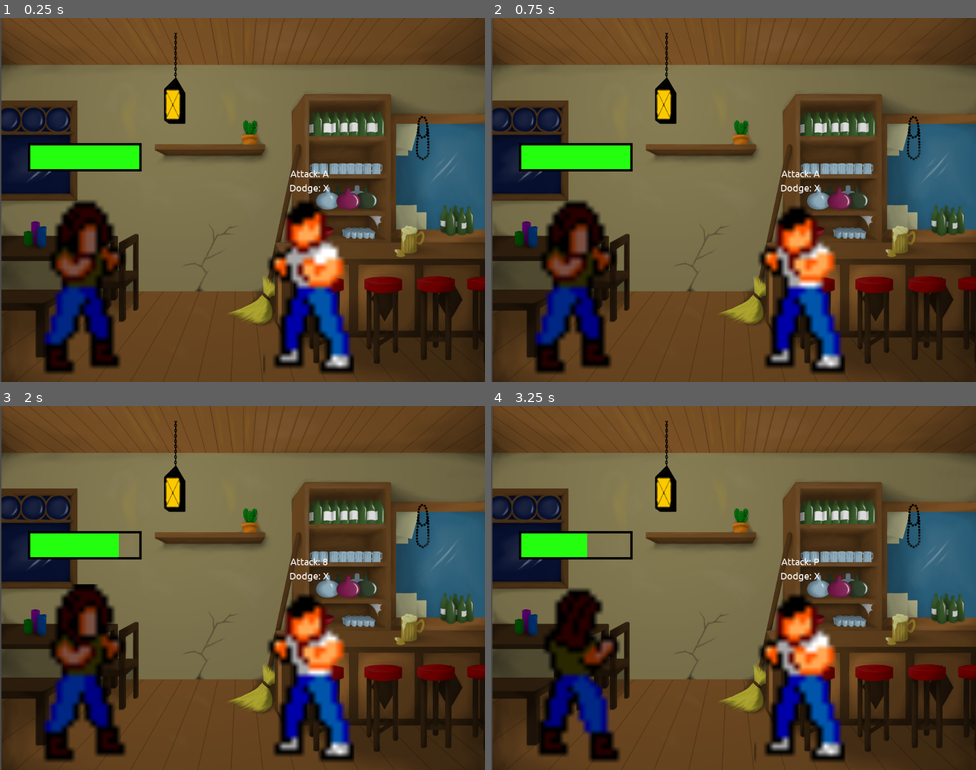
Above: before the commit, frames 1-4 (two rows, left to right).
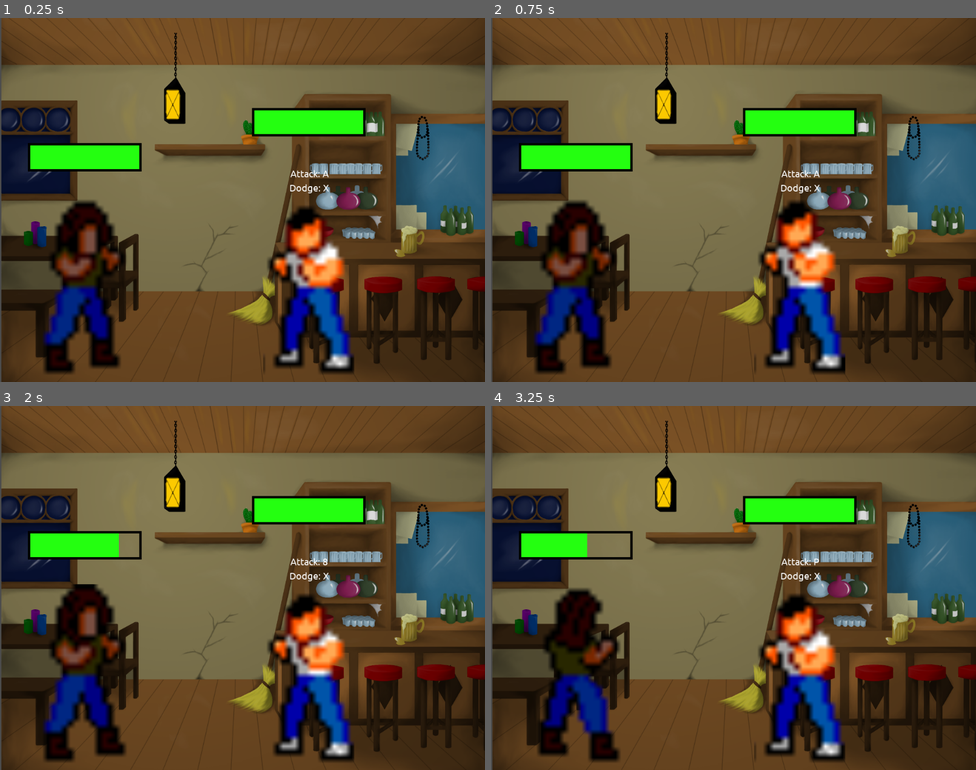
Above: after the commit, the same moments.

Repository: Dahl99/IMT2581_GroupJam
Game: Godot game, scene res://source/game_manager/game_manager.tscn
Two runs of this game, one before a commit and one after it. Both use one fixed random seed, a clock stepped at 60 frames per second and the inputs below.
Inputs:
- Up to frame 1 (0.25 s): no input
- Up to frame 2 (0.75 s): tap 8 (8) at 0.6 s
- Up to frame 3 (2 s): tap A (A) at 0.8, 1.35 s; tap P (P) at 1.55 s
- Up to frame 4 (3.25 s): tap P (P) at 2.1 s; tap 8 (8) at 2.3, 2.85 s; tap A (A) at 3.05 s

The runs differ from the first frame. In frame 1, 2.7% of the frame differs, in the area x 51-76%, y 24-67%; in frame 2, 2.8%, in the area x 51-76%, y 24-98%; in frame 3, 1.9%; in frame 4, 1.9%.

Commit message:
Added health bar to the player

Diff:
--- a/source/player/player.gd
+++ b/source/player/player.gd
@@ -9,6 +9,8 @@
 onready var _timer_attack = $TimerAttack
 onready var _timer_dodge = $TimerDodge
 onready var _timer_hurt = $TimerHurt
+
+onready var _health_bar = $TextureProgress
 
 const _attack_text = "Attack: "
 const _dodge_text = "Dodge: "
@@ -62,6 +64,7 @@
 func _hurt():
 	_health -= 1
 
+	_health_bar.value = _health
 	if _health <= 0:
 		$Animation.play("die")
 	else:
--- a/source/player/player.tscn
+++ b/source/player/player.tscn
@@ -1,6 +1,6 @@
-[gd_scene load_steps=17 format=2]
+[gd_scene load_steps=19 format=2]
 
-[ext_resource path="res://assets/player/Renegade_Idle_1_strip4.png" type="Texture" id=1]
+[ext_resource path="res://source/menus/health_bar.png" type="Texture" id=1]
 [ext_resource path="res://source/player/player.gd" type="Script" id=2]
 [ext_resource path="res://assets/player/Renegade_Punch_2.png" type="Texture" id=3]
 [ext_resource path="res://assets/player/Renegade_Punch_1.png" type="Texture" id=4]
@@ -8,47 +8,44 @@
 [ext_resource path="res://assets/player/Renegade_Over_Throw_strip2.png" type="Texture" id=6]
 [ext_resource path="res://assets/player/Renegade_Hurt.png" type="Texture" id=7]
 [ext_resource path="res://assets/fonts/Ubuntu-Regular.ttf" type="DynamicFontData" id=8]
+[ext_resource path="res://source/menus/health_bar_green.png" type="Texture" id=9]
+[ext_resource path="res://assets/player/Renegade_Idle_1_strip4.png" type="Texture" id=10]
 
-[sub_resource type="AtlasTexture" id=7]
+[sub_resource type="AtlasTexture" id=1]
 flags = 4
-atlas = ExtResource( 1 )
+atlas = ExtResource( 10 )
 region = Rect2( 0, 0, 16, 32 )
 
-[sub_resource type="AtlasTexture" id=8]
+[sub_resource type="AtlasTexture" id=2]
 flags = 4
-atlas = ExtResource( 1 )
+atlas = ExtResource( 10 )
 region = Rect2( 16, 0, 16, 32 )
 
-[sub_resource type="AtlasTexture" id=9]
+[sub_resource type="AtlasTexture" id=3]
 flags = 4
-atlas = ExtResource( 1 )
+atlas = ExtResource( 10 )
 region = Rect2( 32, 0, 16, 32 )
 
-[sub_resource type="AtlasTexture" id=10]
+[sub_resource type="AtlasTexture" id=4]
 flags = 4
-atlas = ExtResource( 1 )
+atlas = ExtResource( 10 )
 region = Rect2( 48, 0, 16, 32 )
 
-[sub_resource type="AtlasTexture" id=11]
+[sub_resource type="AtlasTexture" id=5]
 flags = 4
 atlas = ExtResource( 6 )
 region = Rect2( 0, 0, 24, 32 )
 
-[sub_resource type="AtlasTexture" id=12]
+[sub_resource type="AtlasTexture" id=6]
 flags = 4
 atlas = ExtResource( 6 )
 region = Rect2( 24, 0, 24, 32 )
 
-[sub_resource type="SpriteFrames" id=5]
+[sub_resource type="SpriteFrames" id=7]
 animations = [ {
-"frames": [ SubResource( 7 ), SubResource( 8 ), SubResource( 9 ), SubResource( 10 ) ],
+"frames": [ SubResource( 1 ), SubResource( 2 ), SubResource( 3 ), SubResource( 4 ) ],
 "loop": true,
 "name": "idle",
-"speed": 5.0
-}, {
-"frames": [ SubResource( 11 ), SubResource( 12 ) ],
-"loop": true,
-"name": "dodge",
 "speed": 5.0
 }, {
 "frames": [ ExtResource( 4 ), ExtResource( 3 ) ],
@@ -56,18 +53,23 @@
 "name": "attack",
 "speed": 5.0
 }, {
-"frames": [ ExtResource( 5 ) ],
+"frames": [ SubResource( 5 ), SubResource( 6 ) ],
 "loop": true,
-"name": "die",
+"name": "dodge",
 "speed": 5.0
 }, {
 "frames": [ ExtResource( 7 ) ],
 "loop": true,
 "name": "hurt",
 "speed": 5.0
+}, {
+"frames": [ ExtResource( 5 ) ],
+"loop": true,
+"name": "die",
+"speed": 5.0
 } ]
 
-[sub_resource type="DynamicFont" id=6]
+[sub_resource type="DynamicFont" id=8]
 size = 20
 font_data = ExtResource( 8 )
 
@@ -76,8 +78,9 @@
 
 [node name="Animation" type="AnimatedSprite" parent="."]
 scale = Vector2( 12, 12 )
-frames = SubResource( 5 )
+frames = SubResource( 7 )
 animation = "idle"
+frame = 1
 playing = true
 flip_h = true
 
@@ -114,6 +117,19 @@
 [node name="TimerHurt" type="Timer" parent="."]
 wait_time = 0.5
 one_shot = true
+
+[node name="TextureProgress" type="TextureProgress" parent="."]
+margin_left = -120.0
+margin_top = -377.759
+margin_right = 120.0
+margin_bottom = -317.759
+max_value = 5.0
+value = 5.0
+texture_over = ExtResource( 1 )
+texture_progress = ExtResource( 9 )
+__meta__ = {
+"_edit_use_anchors_": false
+}
 [connection signal="timeout" from="TimerAttack" to="." method="_on_TimerAttack_timeout"]
 [connection signal="timeout" from="TimerDodge" to="." method="_on_TimerDodge_timeout"]
 [connection signal="timeout" from="TimerHurt" to="." method="_on_TimerHurt_timeout"]
Not shown: 2 places in source/player/player.tscn that only renumber resources
